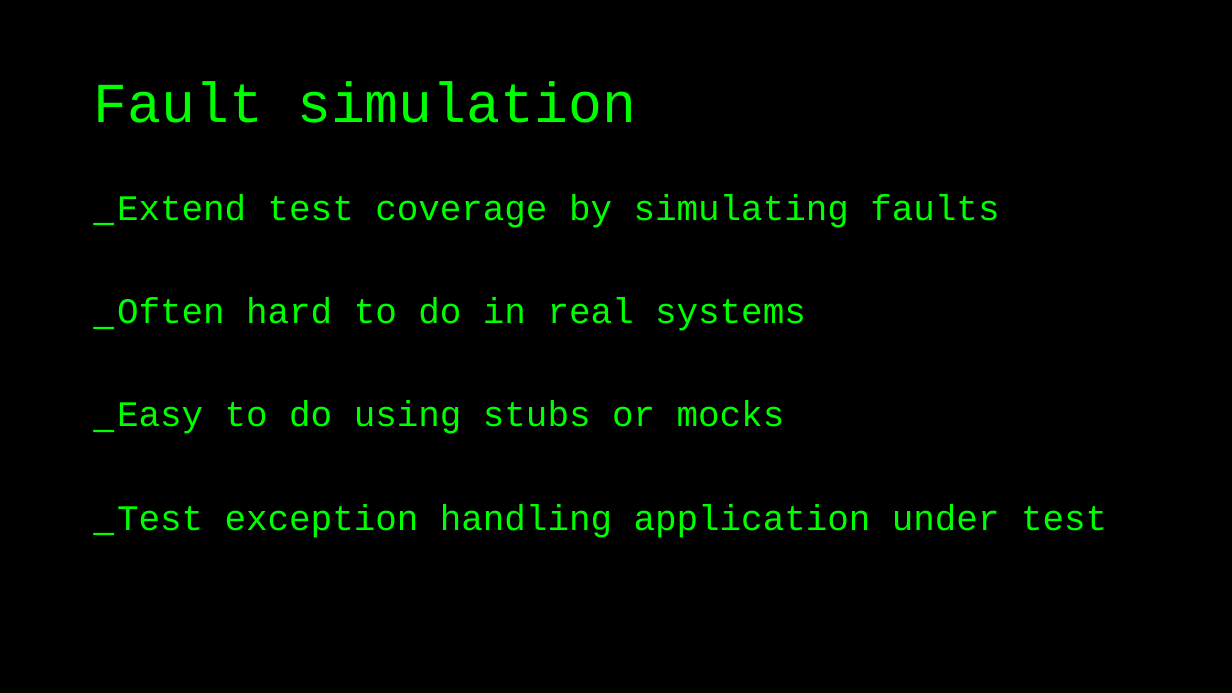
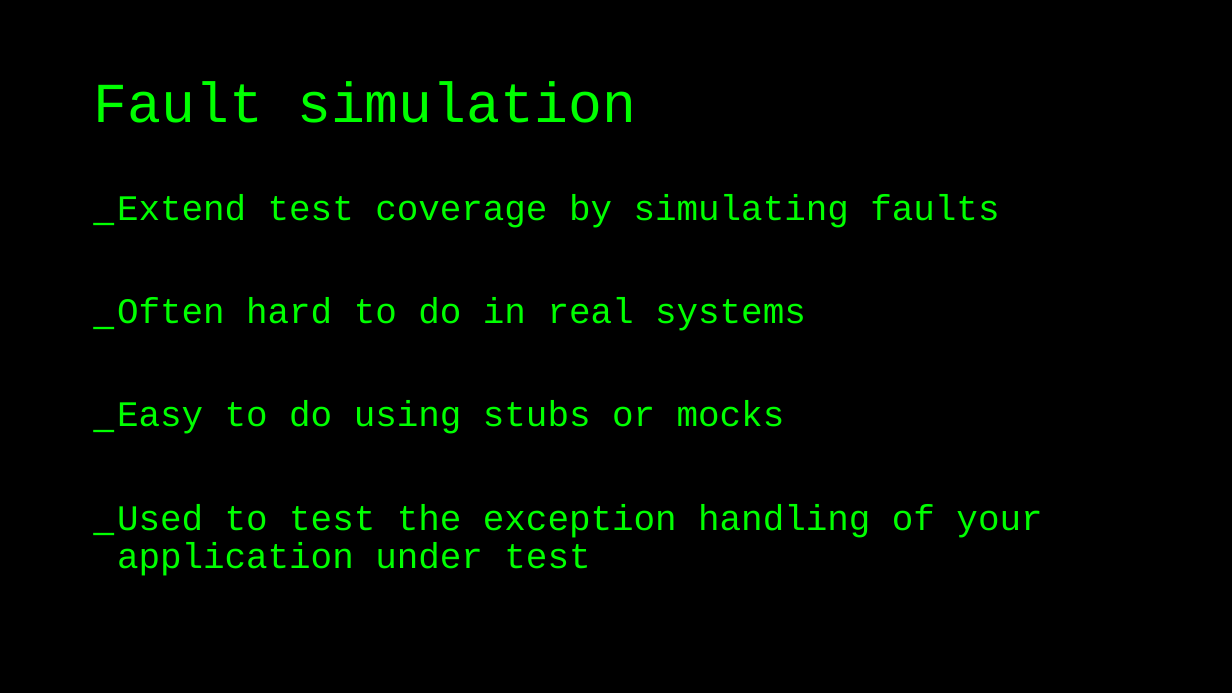
Before and after one commit to basdijkstra/wiremock-workshop, a slide deck: slide 30 of wiremock_workshop.pptx. Drawn at 1232x693 pixels with LibreOffice and Linux fonts; fonts in the diff are those of the drawing. Boxes give left, top, right and bottom in pixels: in the first picture for what was removed or moved away, otherwise in the second. Text is boxed around its words. In the diff, an @@ line names an element or a change of style, - is before the commit and + after.

```diff
--- a/wiremock_workshop.pptx
+++ b/wiremock_workshop.pptx
@@ text at box(117, 504, 1042, 576): text changed @@
-_ Test exception handling application under test
+_ Used to test the exception handling of your application under test
```
Also in this commit, not shown: 4 other slides changed.
